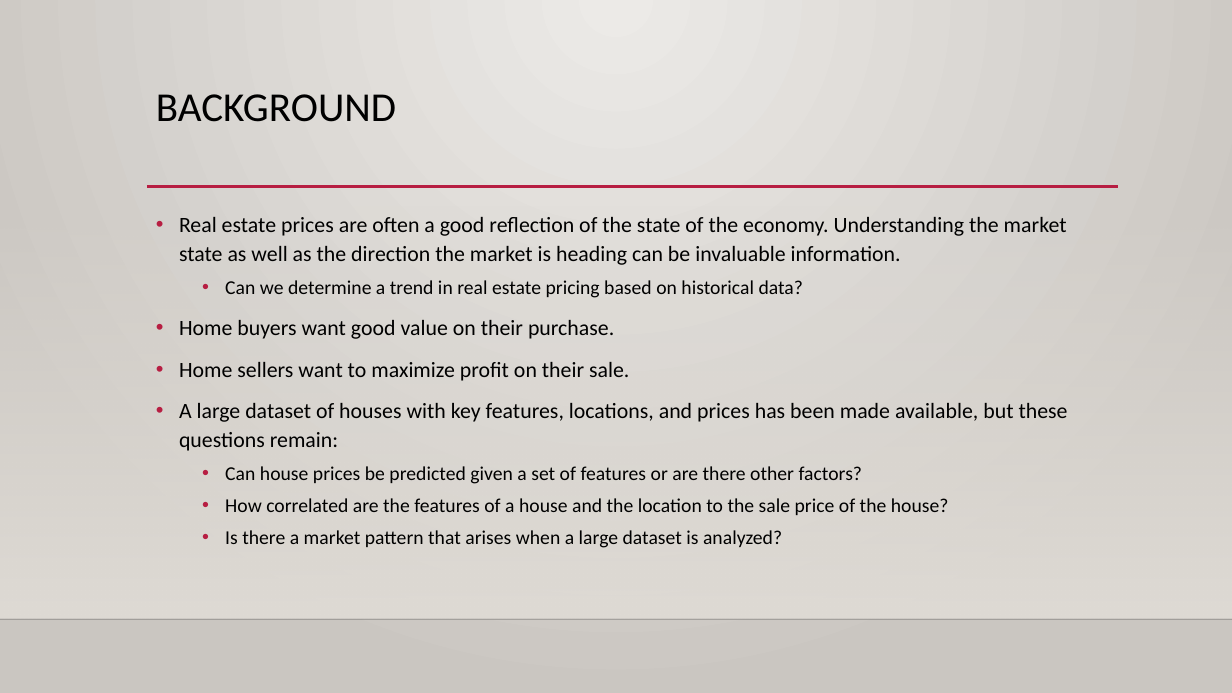
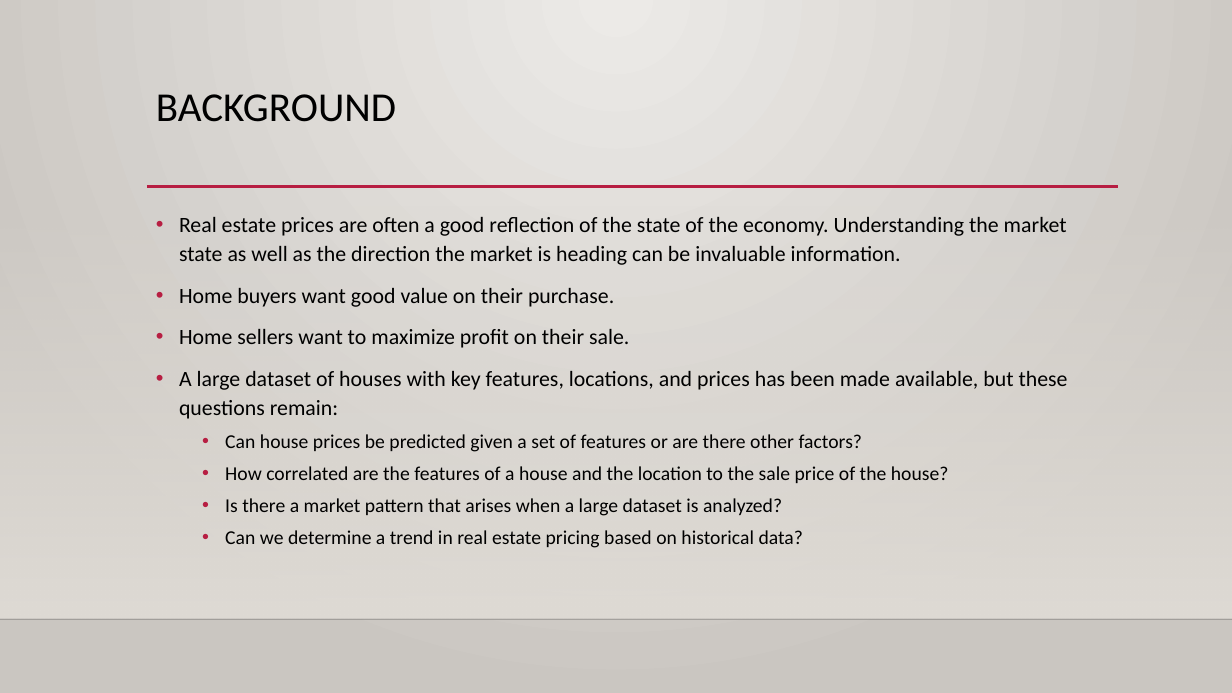
Before and after one commit to rygall/cs613_project, a slide deck: slide 2 of USA Real Estate Price Prediction_ryanedits.pptx. Drawn at 1232x693 pixels with LibreOffice and Linux fonts; fonts in the diff are those of the drawing; background and template pictures are left out. Boxes give left, top, right and bottom in pixels: in the first picture for what was removed or moved away, otherwise in the second. Text is boxed around its words. In the diff, an @@ line names an element or a change of style, - is before the commit and + after.

```diff
--- a/USA Real Estate Price Prediction_ryanedits.pptx
+++ b/USA Real Estate Price Prediction_ryanedits.pptx
@@ text at [225, 280, 804, 298]: paragraph removed @@
-  • Can we determine a trend in real estate pricing based on historical data?
@@ text at [225, 530, 804, 548]: paragraph added @@
+  • Can we determine a trend in real estate pricing based on historical data?
```
Also in this commit, not shown: 2 other slides changed, 1 slide added.
